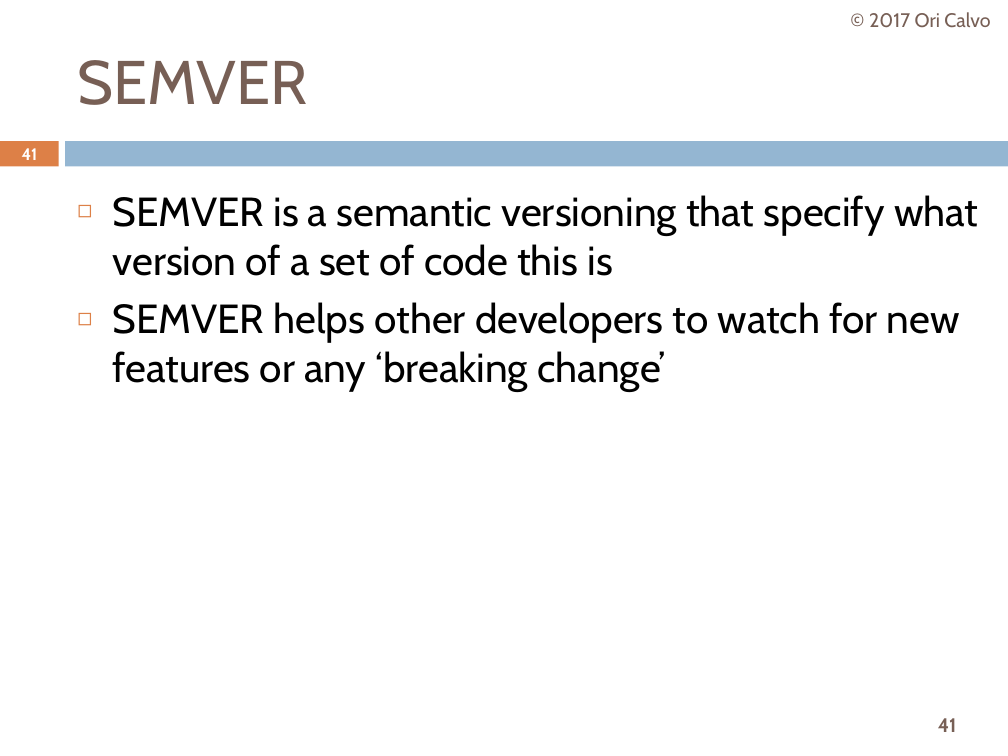
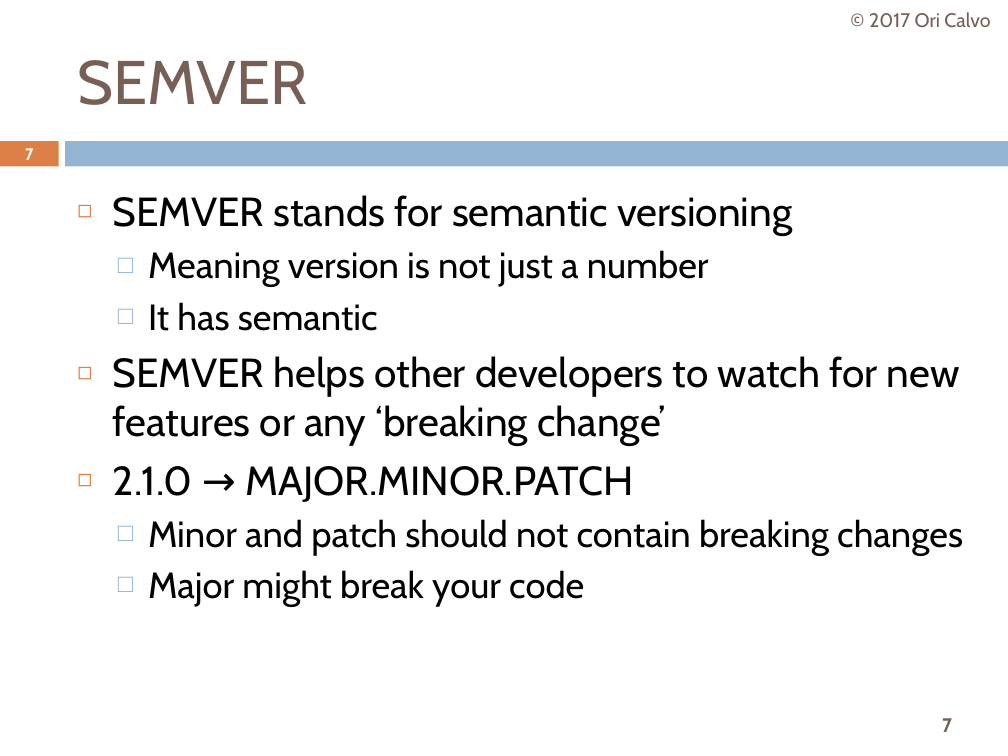
Before and after one commit to oricalvo/course-angular, a slide deck: slide 7 of PPTs/01 Build & Setup.pptx (slide 41 before the commit). Drawn at 1008x756 pixels with LibreOffice and Linux fonts; fonts in the diff are those of the drawing. Boxes give left, top, right and bottom in pixels: in the first picture for what was removed or moved away, otherwise in the second. Text is boxed around its words. In the diff, an @@ line names an element or a change of style, - is before the commit and + after.

```diff
--- a/PPTs/01 Build & Setup.pptx
+++ b/PPTs/01 Build & Setup.pptx
@@ page number at [25, 148, 34, 160]: text changed @@
-41
+7
@@ text at [113, 195, 792, 331]: text changed; size 29 to 26 pt @@
-◻ SEMVER is a semantic versioning that specify what version of a set of code this is
+◻ SEMVER stands for semantic versioning
+  □ Meaning version is not just a number
+  □ It has semantic
@@ text at [113, 466, 963, 607]: paragraphs added @@
+◻ 2.1.0 → MAJOR.MINOR.PATCH
+  □ Minor and patch should not contain breaking changes
+  □ Major might break your code
@@ page number at [942, 718, 952, 732]: text changed @@
-41
+7
```
Also in this commit, not shown: 16 other slides changed, 4 slides added, 12 slides removed, 17 other files.
